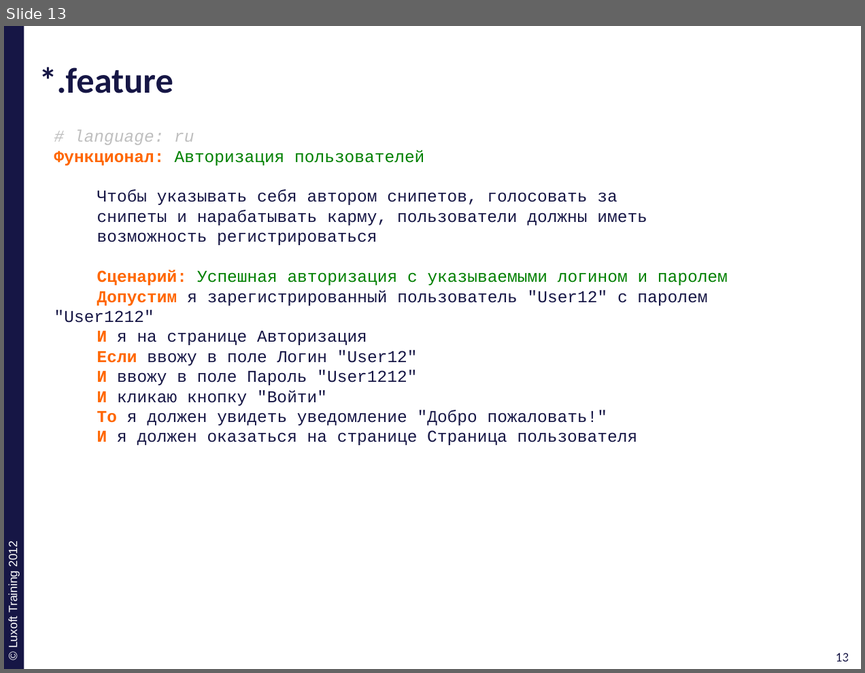
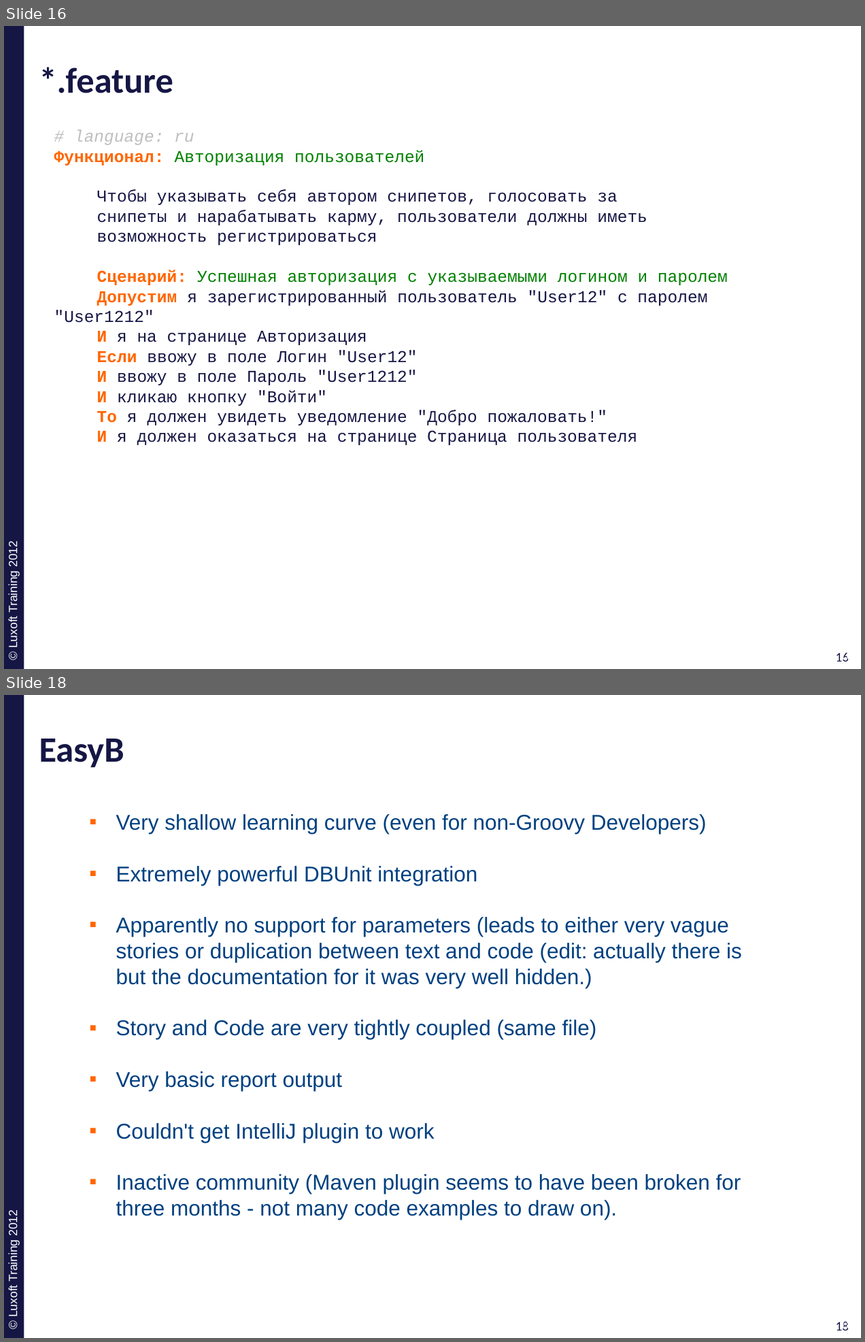
Before and after one commit to ivan-dyachenko/Trainings, a slide deck: Test Driven Development/materials/pptx/8. TDD-Acceptance-Testing.pptx. Shown one above the other, each under a label of ours: slide 13 before the commit, slides 16 and 18 after it; the slides between them are not shown. The pictures are 865x673 and 865x1342 pixels, drawn with LibreOffice and Linux fonts; fonts in the diff are those of the drawing; background and template pictures are left out. Boxes give left, top, right and bottom in pixels: in the first picture for what was removed or moved away, otherwise in the second. Text is boxed around its words. In the diff, an @@ line names an element or a change of style, - is before the commit and + after.

```diff
--- a/Test Driven Development/materials/pptx/8. TDD-Acceptance-Testing.pptx
+++ b/Test Driven Development/materials/pptx/8. TDD-Acceptance-Testing.pptx
@@ slide 18 added at box(4, 695, 861, 1338), background #FFFFFF; not listed: 4 template elements that a slide beside it also shows @@
@@ title added at box(39, 739, 124, 768), 30 pt, text #161645, bold @@
+EasyB
@@ text added at box(116, 814, 742, 1219), 18 pt, text #004080 @@
+▪ Very shallow learning curve (even for non-Groovy Developers)
+▪ Extremely powerful DBUnit integration
+▪ Apparently no support for parameters (leads to either very vague stories or duplication between text and code (edit: actually there is but the documentation for it was very well hidden.)
+▪ Story and Code are very tightly coupled (same file)
+▪ Very basic report output
+▪ Couldn't get IntelliJ plugin to work
+▪ Inactive community (Maven plugin seems to have been broken for three months - not many code examples to draw on).
@@ what was slide 13 is now slide 16 @@
@@ page number at box(836, 652, 849, 661): text changed @@
-13
+16
@@ page number at box(840, 652, 853, 661): text changed @@
-13
+16
```
Also in this commit, not shown: 2 slides changed, 9 other slides added, 1 slide removed, 1 other file.
